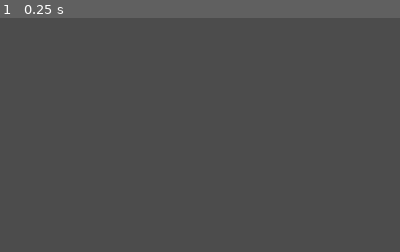
Above: before the commit, frame 1.
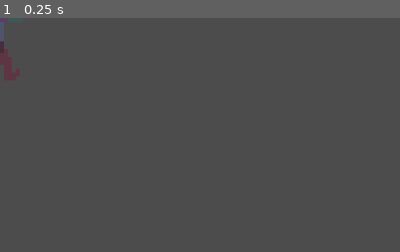
Above: after the commit, the same moment.

Repository: imav97/GMTK2021
Game: Godot game, scene res://KeyboardStage.tscn
Same seed, same stepped clock (60 frames per second), same inputs: the game is played once before the commit and once after it. This scene is started directly instead of the project's main scene.
Inputs:
- Up to frame 1 (0.25 s): no input
The pictures show only the part of the screen within x 0-50%, y 0-50%; the shares and areas given below are measured in that part.

The runs differ from the first frame. In frame 1, 0.1% of the frame differs, in the area x 0-1%, y 1-15%.

Commit message:
committing for pull

Diff:
--- /dev/null
+++ b/gmtk2021/KeyboardStage.gd
@@ -0,0 +1,15 @@
+extends Node2D
+
+onready var player:= $Saladdin
+
+
+func _ready():
+	spawn_zombie()
+
+func spawn_zombie():
+	var zombie = load("res://BaseZombie.tscn")
+	var zombie_instance = zombie.instance()
+	zombie_instance.position.x = 0
+	zombie_instance.position.y = 0
+	add_child(zombie_instance)
+	zombie_instance.player = player
--- a/gmtk2021/KeyboardStage.tscn
+++ b/gmtk2021/KeyboardStage.tscn
@@ -1,8 +1,10 @@
-[gd_scene load_steps=2 format=2]
+[gd_scene load_steps=3 format=2]
 
 [ext_resource path="res://KeyboardCharacter.tscn" type="PackedScene" id=1]
+[ext_resource path="res://KeyboardStage.gd" type="Script" id=2]
 
 [node name="KeyboardStage" type="Node2D"]
+script = ExtResource( 2 )
 
 [node name="Saladdin" parent="." instance=ExtResource( 1 )]
 position = Vector2( 743.743, 309.363 )
